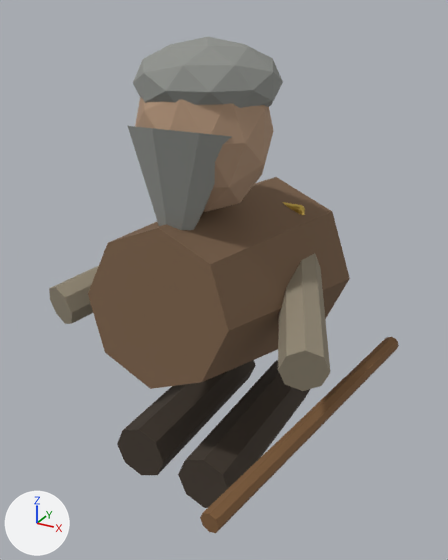
What one commit did to the glTF model prototypes/web/public/models/generated/old_man_3993.glb.
The view is the same before and after, from a 50 mm lens placed at (1.75, -3.18, 3.24), pointed at (0.09, -0.17, 1.74). Lighting does not change. The marker at lower left points along +X, +Y and +Z. The picture after the commit comes second. Where no turn or scale is listed for an object, it has been applied to the vertices. Vertices at exactly the same position are counted once.

In view in the first picture: 'Drooping beard', 'Hanging arm', 'Hanging arm.001', 'Head', 'Left boot and leg', 'Messy hair', 'Peeking office badge', 'Right boot and leg', 'Slumped ragged coat', 'Walking stick'.
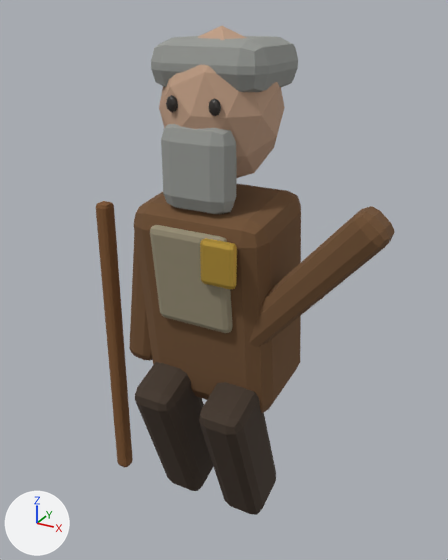
Patch to the scene script:
```diff
--- a/prototypes/web/public/models/generated/old_man_3993.glb.py
+++ b/prototypes/web/public/models/generated/old_man_3993.glb.py
@@ me_icosphere @@
-me_icosphere.from_pydata(...)  # 42 vertices, 80 faces; spans x -0.361..0.361, y -0.38..0.38, z -0.46..0.46
+me_icosphere.from_pydata(...)  # 42 vertices, 80 faces; spans x -0.342..0.342, y -0.34..0.34, z -0.43..0.43
+# me_icosphere part 1: the whole mesh is scaled about its middle by (0.947, 0.895, 0.935)
 me_icosphere.materials.append(mat_weathered_skin)
@@ me_cylinder_004 @@
 # used by ob_walking_stick; location = (0.78, -0.25, 1.05); rotation_euler = (1.571, 0.0, -0.14), in degrees (90, 0, -8)
-me_cylinder_004.from_pydata(...)  # 16 vertices, 28 faces; spans x -0.05..0.05, y -0.05..0.05, z -1.05..1.05
+me_cylinder_004.from_pydata(...)  # 56 vertices, 108 faces; spans x -0.05..0.05, y -1.05..1.05, z -0.05..0.05
+# me_cylinder_004 part 2: 56 vertices added at x -0.05..0.05, y -1.05..1.05, z -0.05..0.05
+# me_cylinder_004 part 3: 16 vertices removed from x -0.05..0.05, y -0.05..0.05, z -1.05..1.05
 me_cylinder_004.materials.append(mat_walking_stick)
@@ ob_drooping_beard @@
-ob_drooping_beard = bpy.data.objects.new('Drooping beard', me_cone_001)
@@ ob_hanging_arm @@
-ob_hanging_arm = bpy.data.objects.new('Hanging arm', me_cylinder_002)
@@ ob_hanging_arm_001 @@
-ob_hanging_arm_001 = bpy.data.objects.new('Hanging arm.001', me_cylinder_003)
@@ ob_head @@
 ob_head = bpy.data.objects.new('Head', me_icosphere)
-ob_head.location = (0.0, -0.22, 2.62)
+ob_head.location = (0.0, -0.02, 2.72)
@@ ob_left_boot_and_leg @@
-ob_left_boot_and_leg = bpy.data.objects.new('Left boot and leg', me_cylinder)
@@ ob_messy_hair @@
-ob_messy_hair = bpy.data.objects.new('Messy hair', me_icosphere_001)
@@ ob_peeking_office_badge @@
-ob_peeking_office_badge = bpy.data.objects.new('Peeking office badge', me_cube)
@@ ob_right_boot_and_leg @@
-ob_right_boot_and_leg = bpy.data.objects.new('Right boot and leg', me_cylinder_001)
@@ ob_slumped_ragged_coat @@
-ob_slumped_ragged_coat = bpy.data.objects.new('Slumped ragged coat', me_cone)
@@ ob_walking_stick @@
 ob_walking_stick = bpy.data.objects.new('Walking stick', me_cylinder_004)
-ob_walking_stick.location = (0.78, -0.25, 1.05)
-ob_walking_stick.rotation_euler = (1.571, 0.0, -0.14)  # degrees (90, 0, -8)
+ob_walking_stick.location = (-0.77, -0.18, 1.05)
+ob_walking_stick.rotation_euler = (1.571, 0.0, 0.0)  # degrees (90, 0, 0)
@@ ob_torn_shirt @@
+ob_torn_shirt = bpy.data.objects.new('Torn shirt', me_cube_003)  # 56 vertices, 108 faces; spans x -0.25..0.25, y -0.072..0.072, z -0.308..0.308; in mat_dirty_old_shirt (yellow #978e76)
+ob_torn_shirt.location = (0.0, -0.38, 1.8)
@@ ob_slumped_coat @@
+ob_slumped_coat = bpy.data.objects.new('Slumped coat', me_cube_002)  # 56 vertices, 108 faces; spans x -0.44..0.44, y -0.404..0.404, z -0.696..0.696; in mat_ragged_brown_coat (brown #735235)
+ob_slumped_coat.location = (0.0, 0.0, 1.55)
@@ ob_scraggly_beard @@
+ob_scraggly_beard = bpy.data.objects.new('Scraggly beard', me_cube_007)  # 56 vertices, 108 faces; spans x -0.225..0.225, y -0.1..0.1, z -0.25..0.25; in mat_gray_hair (grey #979995)
+ob_scraggly_beard.location = (0.0, -0.28, 2.43)
@@ ob_pointing_arm @@
+ob_pointing_arm = bpy.data.objects.new('Pointing arm', me_cube_005)  # 56 vertices, 108 faces; spans x -0.449..0.449, y -0.12..0.12, z -0.495..0.495; in mat_ragged_brown_coat (brown #735235)
+ob_pointing_arm.location = (0.62, -0.2, 1.82)
@@ ob_imperial_badge @@
+ob_imperial_badge = bpy.data.objects.new('Imperial badge', me_cube_008)  # 56 vertices, 108 faces; spans x -0.11..0.11, y -0.03..0.03, z -0.135..0.135; in mat_imperial_office_badge (yellow #ddb54d)
+ob_imperial_badge.location = (0.21, -0.44, 1.96)
@@ ob_hair_cap @@
+ob_hair_cap = bpy.data.objects.new('Hair cap', me_cube_006)  # 56 vertices, 108 faces; spans x -0.35..0.35, y -0.31..0.31, z -0.14..0.14; in mat_gray_hair (grey #979995)
+ob_hair_cap.location = (0.0, 0.03, 2.95)
@@ ob_eye_001 @@
+ob_eye_001 = bpy.data.objects.new('Eye.001', me_icosphere_002)  # an icosphere of 80 faces spanning x -0.0333..0.0333, y -0.025..0.025, z -0.045..0.045; in mat_eyes (black #2c2722)
+ob_eye_001.location = (0.13, -0.33, 2.77)
@@ ob_eye @@
+ob_eye = bpy.data.objects.new('Eye', me_icosphere_002.copy())
+ob_eye.location = (-0.13, -0.33, 2.77)
@@ ob_drooping_arm @@
+ob_drooping_arm = bpy.data.objects.new('Drooping arm', me_cube_004)  # 56 vertices, 108 faces; spans x -0.165..0.165, y -0.12..0.12, z -0.541..0.541; in mat_ragged_brown_coat (brown #735235)
+ob_drooping_arm.location = (-0.53, -0.05, 1.5)
@@ ob_bent_boot_and_leg_001 @@
+ob_bent_boot_and_leg_001 = bpy.data.objects.new('Bent boot and leg.001', me_cube_001)  # 56 vertices, 108 faces; spans x -0.15..0.15, y -0.34..0.34, z -0.554..0.554; in mat_leather_footwear (brown #423529)
+ob_bent_boot_and_leg_001.location = (0.24, -0.2, 0.55)
@@ ob_bent_boot_and_leg @@
+ob_bent_boot_and_leg = bpy.data.objects.new('Bent boot and leg', me_cube_001.copy())
+ob_bent_boot_and_leg.location = (-0.24, -0.2, 0.55)
```

Pixel boxes [x1, y1, x2, y2] of what changed, in the pictures (448 x 560 px):
'Slumped ragged coat', deleted (brown)
    before: [88, 177, 350, 389]
'Slumped coat', added (brown)
    after: [133, 184, 301, 413]
'Head', moved, rescaled
    before: [135, 97, 274, 212]
    after: [159, 26, 285, 178]
'Walking stick', reshaped, moved, turned
    before: [200, 337, 399, 533]
    after: [96, 201, 133, 467]
'Messy hair', deleted
    before: [133, 37, 283, 108]
'Right boot and leg', deleted
    before: [178, 360, 310, 508]
'Bent boot and leg.001', added
    after: [199, 382, 276, 515]
'Pointing arm', added (brown)
    after: [249, 206, 395, 348]
'Drooping beard', deleted
    before: [128, 126, 232, 230]
'Left boot and leg', deleted
    before: [117, 360, 256, 475]
'Bent boot and leg', added
    after: [135, 362, 213, 491]
'Hair cap', added
    after: [151, 36, 298, 92]
'Scraggly beard', added
    after: [161, 124, 237, 214]
'Torn shirt', added
    after: [150, 225, 233, 333]
'Hanging arm.001', deleted (brown)
    before: [278, 253, 330, 391]
'Hanging arm', deleted (brown)
    before: [49, 266, 99, 324]
'Imperial badge', added (yellow)
    after: [200, 238, 237, 289]
'Drooping arm', added (brown)
    after: [129, 232, 153, 361]
'Eye.001', added
    after: [209, 98, 221, 116]
'Eye', added
    after: [166, 95, 178, 113]
'Peeking office badge', deleted (mostly hidden)
    before: [283, 202, 305, 215]
part 2 of me_cylinder_004, added (brown)
    after: [96, 201, 133, 467]
part 3 of me_cylinder_004, deleted
    before: [200, 337, 399, 533]
